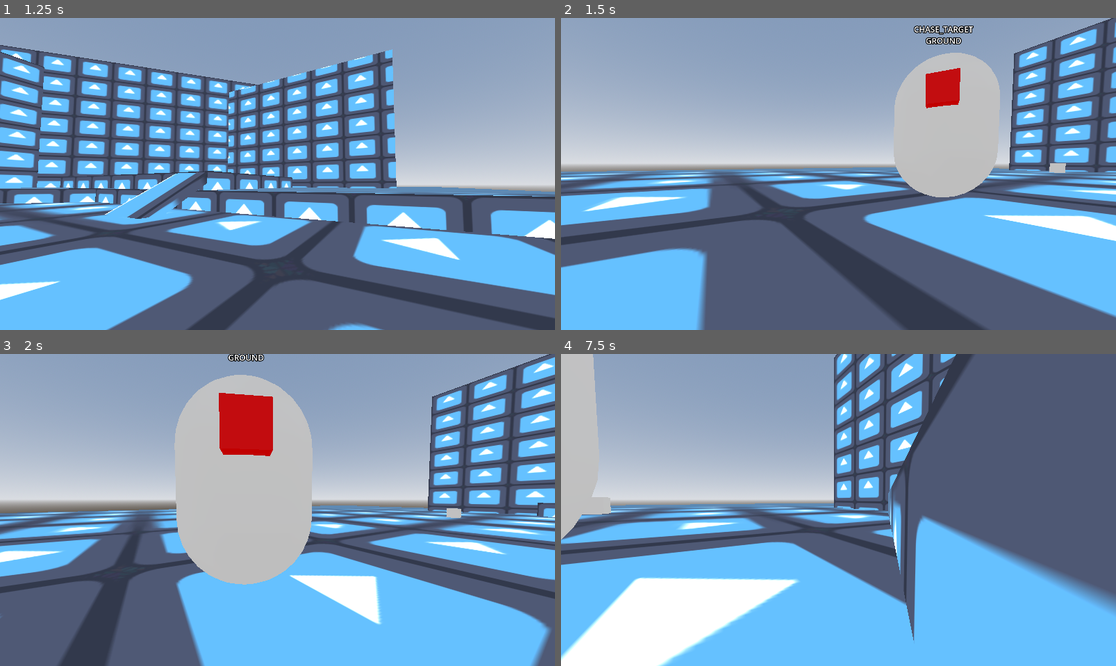
Above: before the commit, frames 1-4 (two rows, left to right).
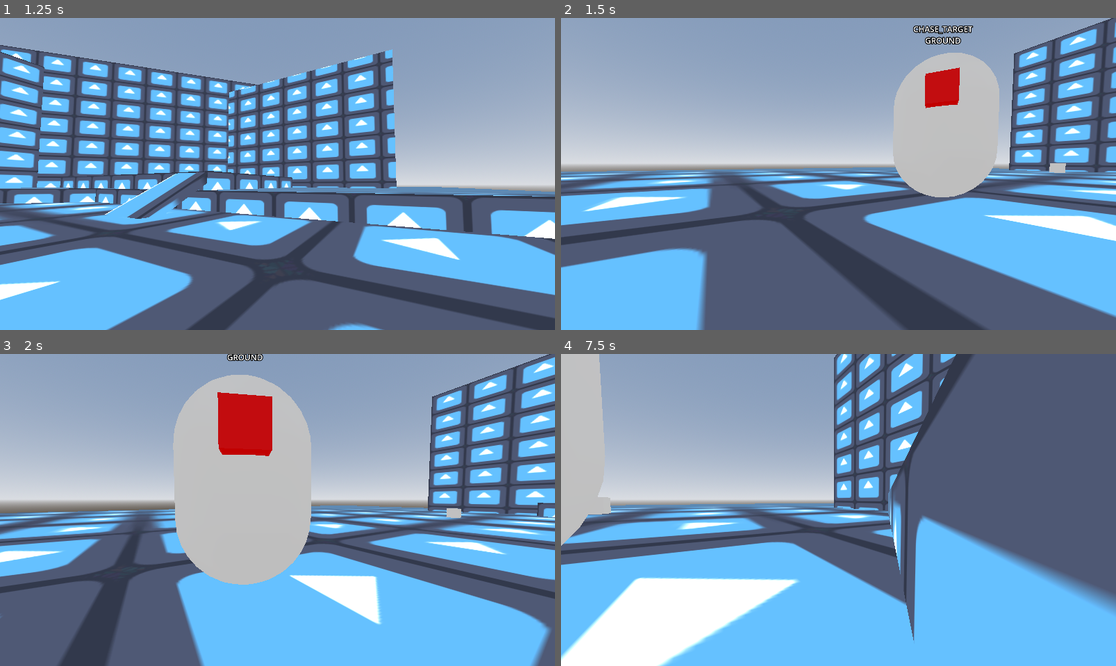
Above: after the commit, the same moments.

Repository: IAmNotIsaac/duck-city
Game: Godot game, scene res://scenes/levels/ai_test_level.tscn
Same seed, same stepped clock (60 frames per second), same inputs: the game is played once before the commit and once after it. The engine's default icon, where the game draws it, is replaced by a stand-in: a white triangle on a blue panel in a dark square.
Inputs (mouse positions are in pixels of both pictures, inside the frame that each line leads up to):
- Up to frame 1 (1.25 s): tap Enter at 0.5 s; move the mouse to (305, 174) at 0.52 s; hold W (move_forward) from 0.53 s (still down); hold E (interact) from 0.53 s (still down); tap Space (jump) at 0.77 s
- Up to frame 2 (1.5 s): keep holding W (move_forward); move the mouse to (810, 174) at 1.27 s; release E (interact) at 1.28 s; tap Shift (run) at 1.35 s
- Up to frame 3 (2 s): keep holding W (move_forward); tap Space (jump) at 1.52 s
- Up to frame 4 (7.5 s): move the mouse to (849, 503) at 2.02 s; hold E (interact) 2.03-2.78 s; move the mouse to (832, 516) at 2.77 s; tap Shift (run) every 1.5 s from 2.85 to 7.35 s; tap Space (jump) at 3.02, 3.77, 4.52, 6.02, 6.77 s; move the mouse to (877, 513) at 3.52 s; hold E (interact) 3.53-4.28 s; move the mouse to (794, 506) at 4.27 s; move the mouse to (844, 510) at 5.02 s; hold E (interact) 5.03-5.78 s; move the mouse to (816, 503) at 5.77 s; release W (move_forward) at 5.78 s; hold D (move_right) 5.78-6.53 s; move the mouse to (866, 510) at 6.52 s; hold E (interact) 6.53-7.28 s; hold W (move_forward) from 6.53 s (still down); move the mouse to (810, 510) at 7.27 s

Frame 1 is identical in both runs. In frame 2, 0.4% of the frame differs, in the area x 59-80%, y 2-58%; in frame 3, 0.5%, in the area x 31-57%, y 0-74%; in frame 4, 0.4%.

Commit message:
dont await for physics process anymore

Diff:
--- a/scenes/levels/ai_test_level.tscn
+++ b/scenes/levels/ai_test_level.tscn
@@ -163,8 +163,6 @@
 [node name="Avian" parent="." instance=ExtResource("3_k3awn")]
 transform = Transform3D(1, 0, 0, 0, 1, 0, 0, 0, 1, 0, 3, 8)
 _wander_points_path = NodePath("../WanderPoints")
-_attack_reach = 2.0
-_attack_amount = 50.0
 
 [node name="Trigger" parent="." instance=ExtResource("5_grq63")]
 transform = Transform3D(1, 0, 0, 0, 1, 0, 0, 0, 1, 0, 2, -10)
--- a/scenes/mechs/avian_mech.gd
+++ b/scenes/mechs/avian_mech.gd
@@ -91,7 +91,6 @@
 func _is_target_visible(target : AvianTarget) -> bool:
 	if target.is_enabled() and _n_eyes.is_position_in_frustum(target.get_global_position()):
 		_n_eyes_check.set_target_position(target.get_global_position() - _n_eyes_check.get_global_position())
-		await get_tree().process_frame
 
 		return _n_eyes_check.get_collider() == target.get_collider()
 
@@ -151,7 +150,7 @@
 	_acceleration = -velocity * _DEACCELERATION
 
 	for t in _target_nodes():
-		if await _is_target_visible(t):
+		if _is_target_visible(t):
 			chase_target(t)
 			return
 
@@ -168,7 +167,7 @@
 		return
 
 	for t in _target_nodes():
-		if await _is_target_visible(t):
+		if _is_target_visible(t):
 			chase_target(t)
 			return
 
@@ -187,7 +186,7 @@
 		_aistate.switch(AIStates.IDLE)
 		return
 
-	if await _is_target_visible(_target):
+	if _is_target_visible(_target):
 		_n_agent.set_target_position(_target.get_global_position())
 
 	elif _n_agent.is_navigation_finished():
@@ -203,7 +202,7 @@
 
 func _sp_AI_WANDER(_delta : float) -> void:
 	for t in _target_nodes():
-		if await _is_target_visible(t):
+		if _is_target_visible(t):
 			chase_target(t)
 			return
 
